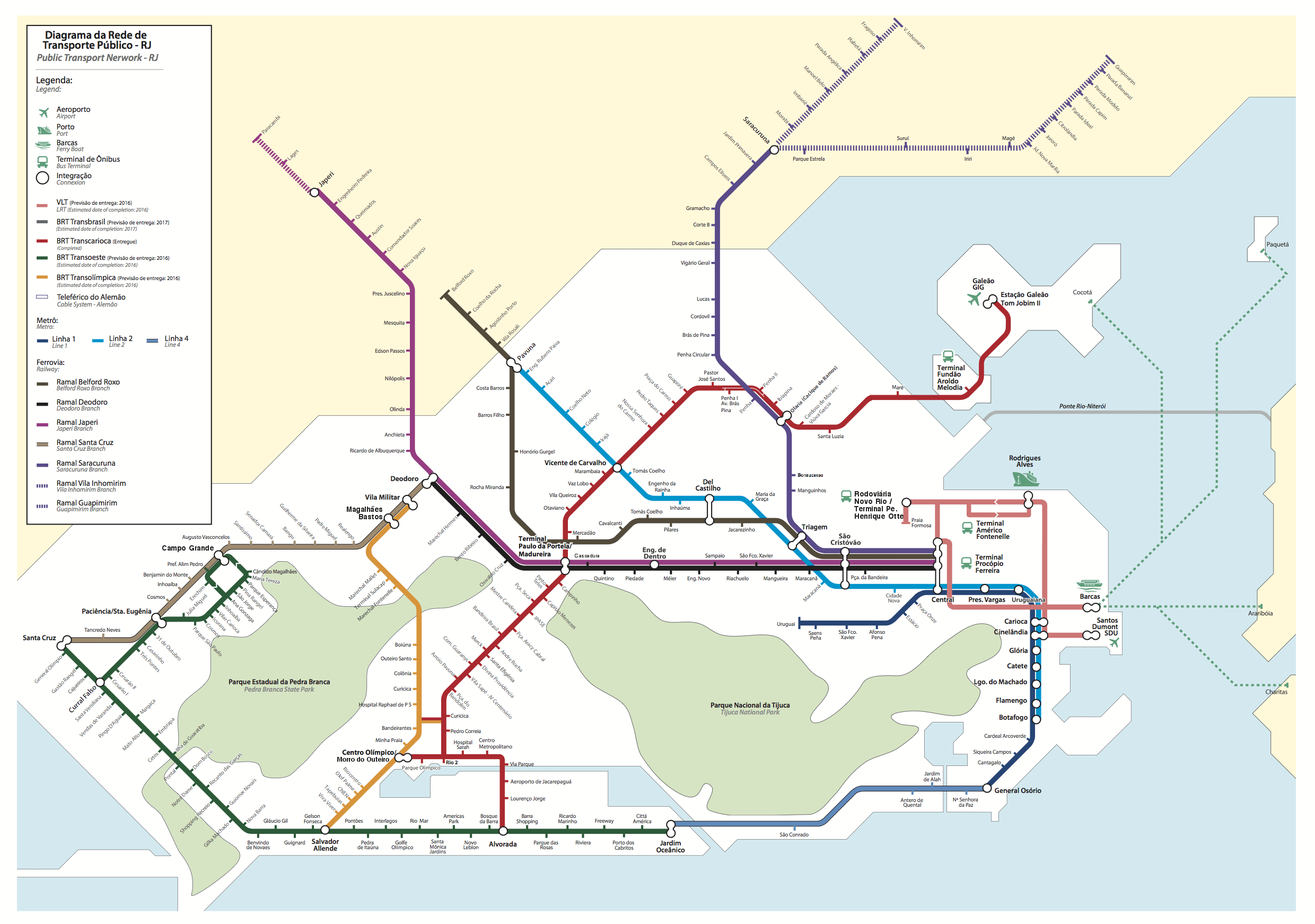
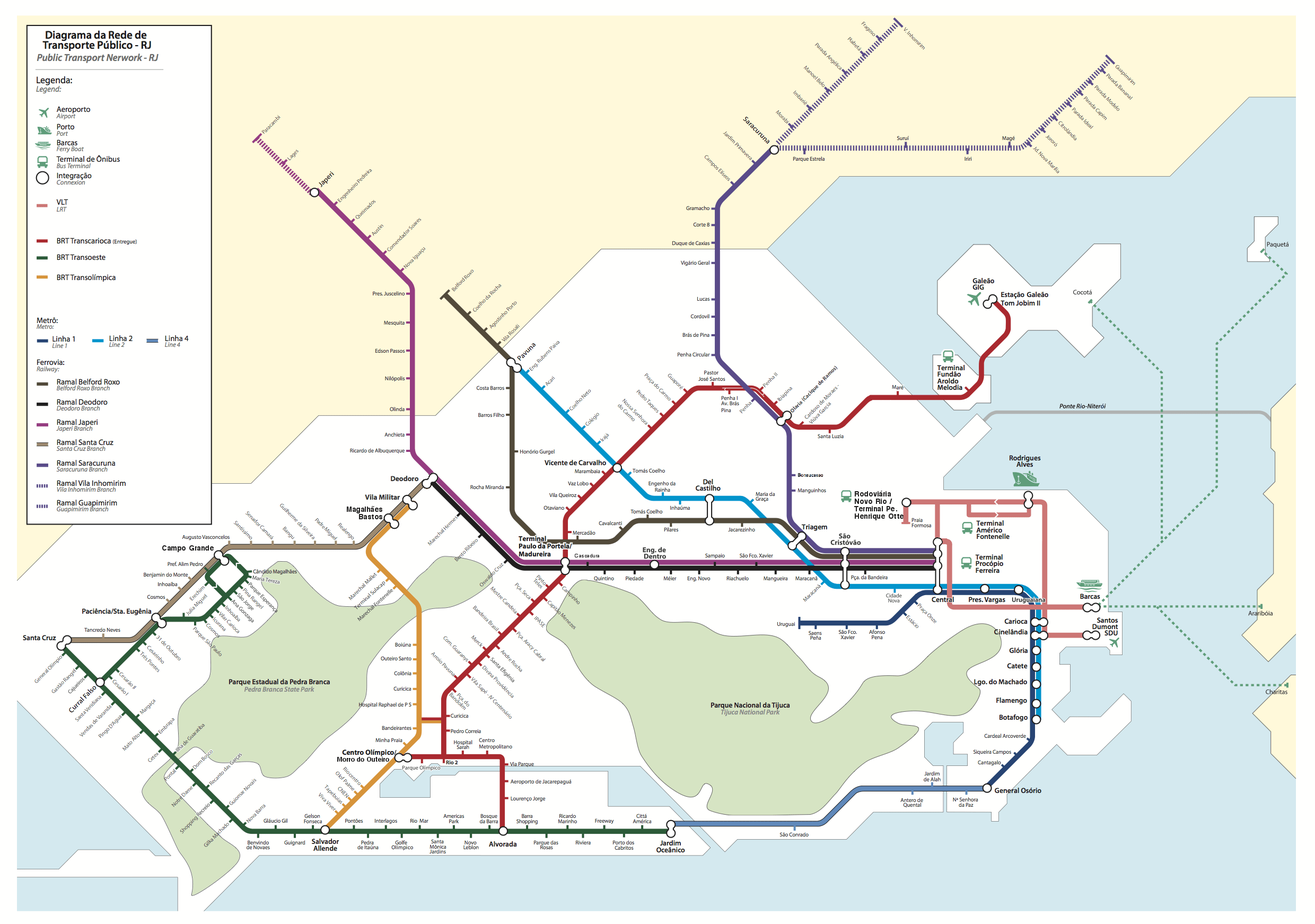
Layers edited between the first and the second w=1315, h=924 image:
added layer "Legend" above "setrans-map.png" over [left=36, top=200, right=180, bottom=309]
